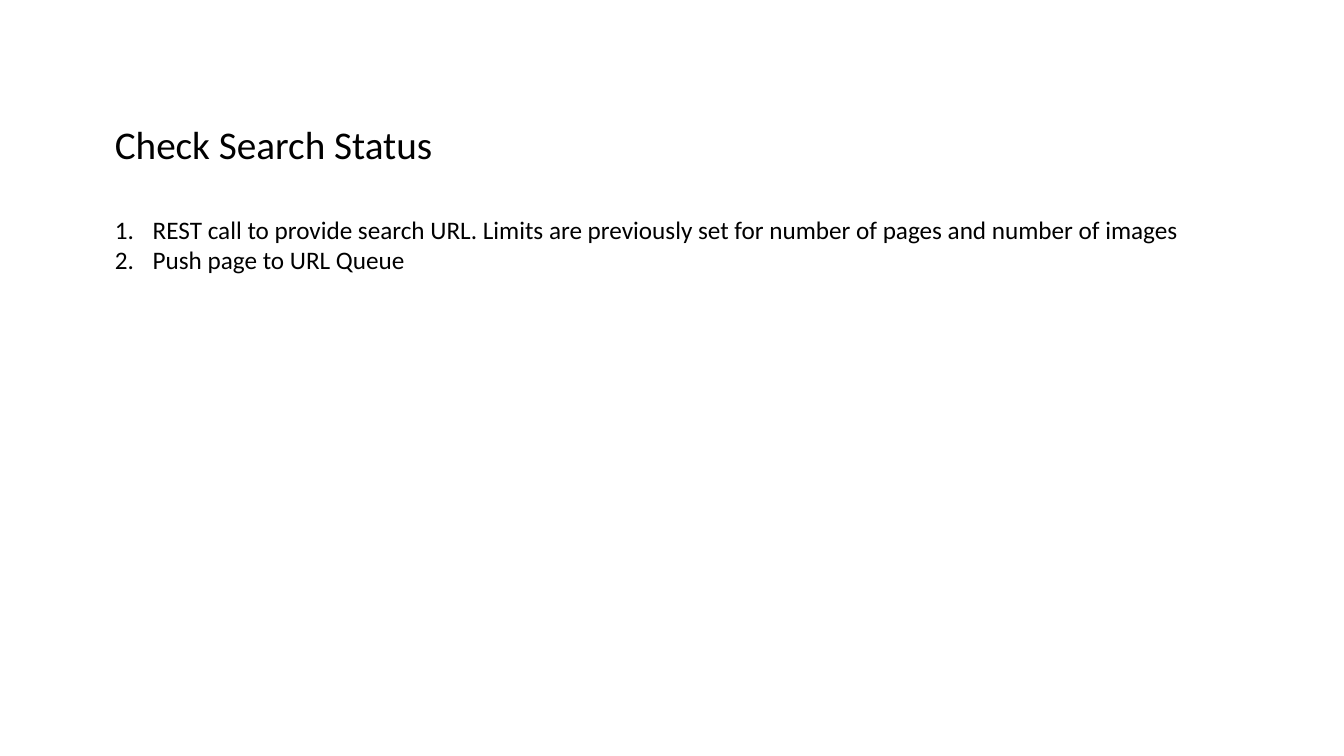
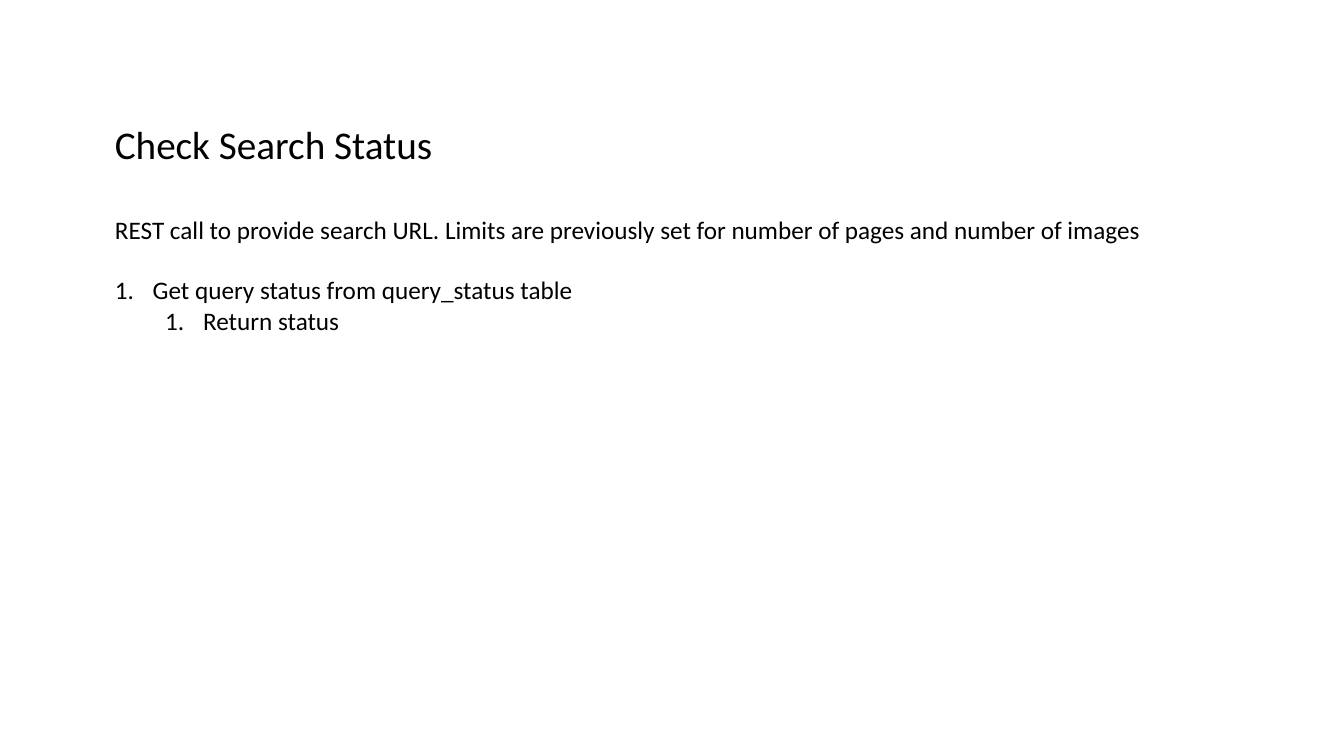
Before and after one commit to datim/squid, a slide deck: slide 8 of docs/design.pptx. Drawn at 1344x756 pixels with LibreOffice and Linux fonts; fonts in the diff are those of the drawing. Boxes give left, top, right and bottom in pixels: in the first picture for what was removed or moved away, otherwise in the second. Text is boxed around its words. In the diff, an @@ line names an element or a change of style, - is before the commit and + after.

Commit message:
Update design doc

```diff
--- a/docs/design.pptx
+++ b/docs/design.pptx
@@ text at (115, 221, 1139, 244): bullet 1. to none @@
@@ text at (153, 281, 572, 331): text changed @@
-2. Push page to URL Queue
+1. Get query status from query_status table
+  1. Return status
```
Also in this commit, not shown: 3 other slides changed.
